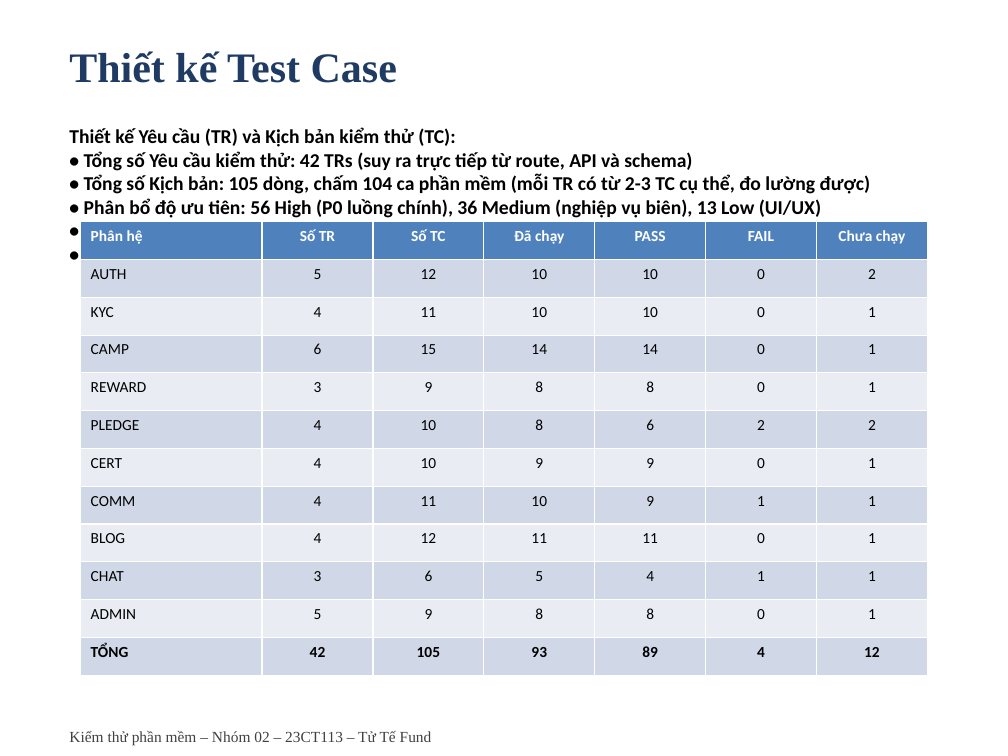
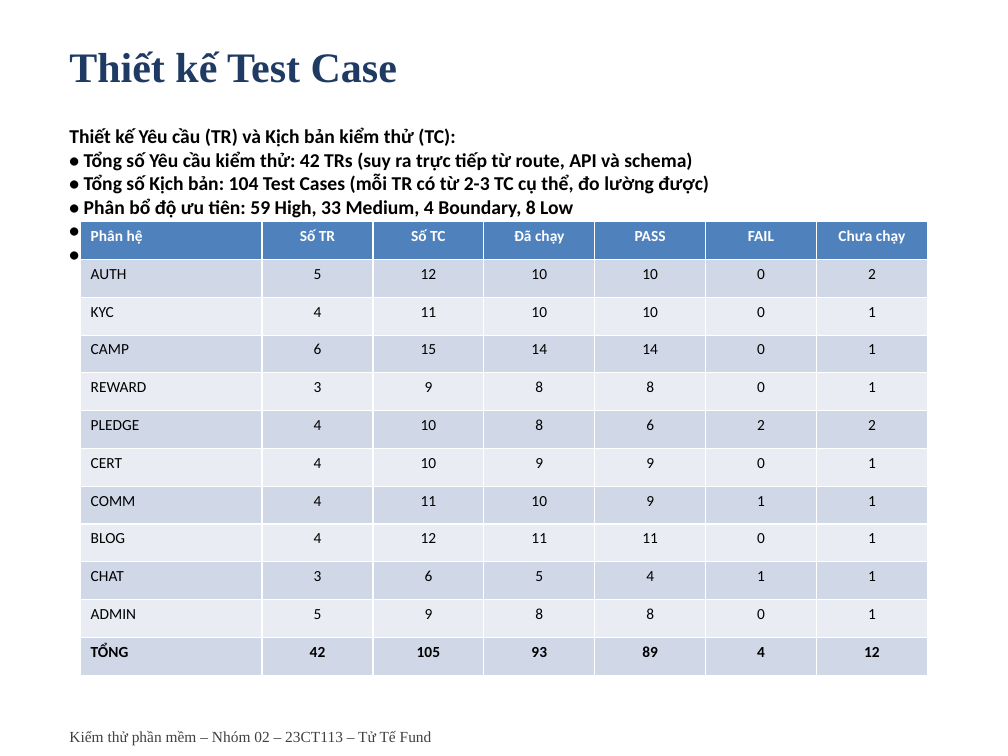
Before and after one commit to Escanor292/test, a slide deck: slide 6 of 23CT113_Nhom02_NenTangCrowdfunding(TuTeFund)/Word+ppt Báo Cáo/Ppt Báo cáo Nhóm 2 - 23CT113.pptx. Drawn at 1008x756 pixels with LibreOffice and Linux fonts; fonts in the diff are those of the drawing. Boxes give left, top, right and bottom in pixels: in the first picture for what was removed or moved away, otherwise in the second. Text is boxed around its words. In the diff, an @@ line names an element or a change of style, - is before the commit and + after.

Commit message:
Đồng bộ 104 test case và dọn bằng chứng trùng.
Bỏ ca giao sách in, dẫn hết file evidence từ Excel, giữ ngày họp mới và cập nhật số liệu theo kết quả thật.

```diff
--- a/23CT113_Nhom02_NenTangCrowdfunding(TuTeFund)/Word+ppt Báo Cáo/Ppt Báo cáo Nhóm 2 - 23CT113.pptx
+++ b/23CT113_Nhom02_NenTangCrowdfunding(TuTeFund)/Word+ppt Báo Cáo/Ppt Báo cáo Nhóm 2 - 23CT113.pptx
@@ text at box(69, 127, 741, 267): text changed @@
-Thiết kế Yêu cầu (TR) và Kịch bản kiểm thử (TC):
-• Tổng số Yêu cầu kiểm thử: 42 TRs (suy ra trực tiếp từ route, API và schema)
-• Tổng số Kịch bản: 105 dòng, chấm 104 ca phần mềm (mỗi TR có từ 2-3 TC cụ thể, đo lường được)
-• Phân bổ độ ưu tiên: 56 High (P0 luồng chính), 36 Medium (nghiệp vụ biên), 13 Low (UI/UX)
-• Không sử dụng user story chung chung, không sinh test case bằng vòng lặp rác
-• Dữ liệu kiểm thử, tiền điều kiện và kết quả mong đợi được lấy từ mã nguồn thật
+Thiết kế Yêu cầu (TR) và Kịch bản kiểm thử (TC):
+• Tổng số Yêu cầu kiểm thử: 42 TRs (suy ra trực tiếp từ route, API và schema)
+• Tổng số Kịch bản: 104 Test Cases (mỗi TR có từ 2-3 TC cụ thể, đo lường được)
+• Phân bổ độ ưu tiên: 59 High, 33 Medium, 4 Boundary, 8 Low
+• Không sử dụng user story chung chung, không sinh test case bằng vòng lặp rác
+• Dữ liệu kiểm thử, tiền điều kiện và kết quả mong đợi được lấy từ mã nguồn thật
```
Also in this commit, not shown: 4 other slides changed, 11 other files.
